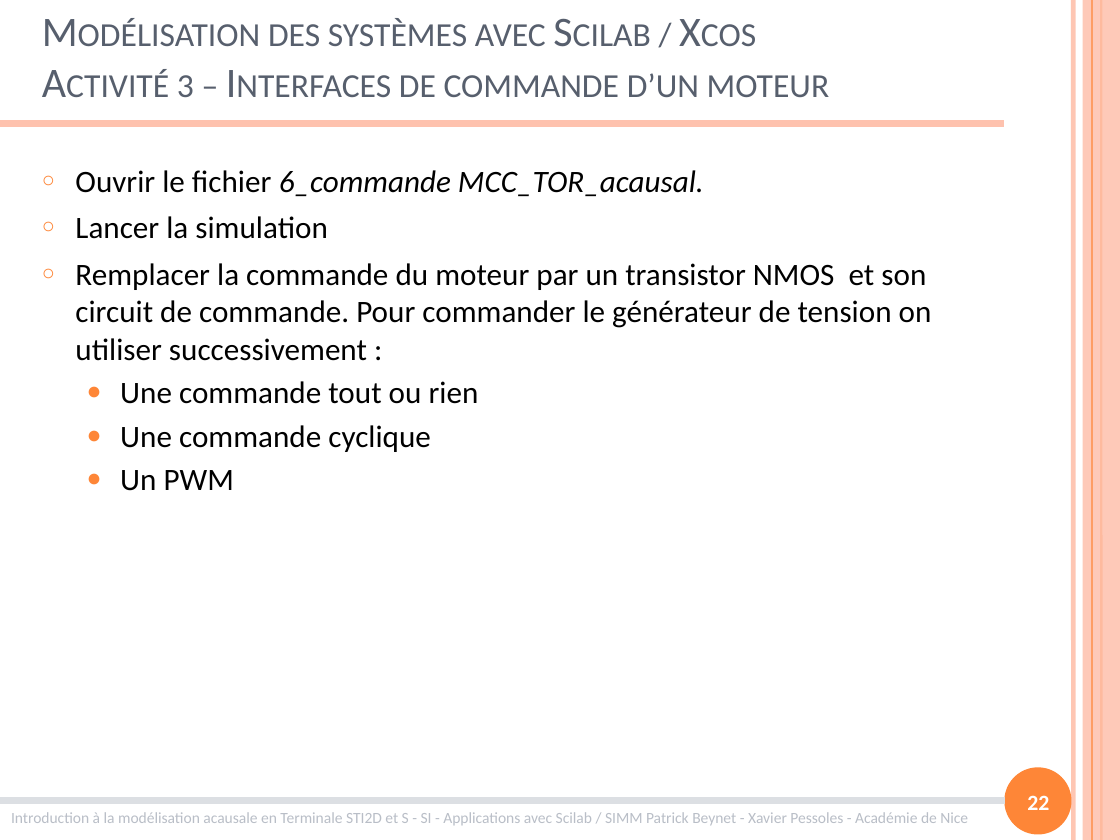
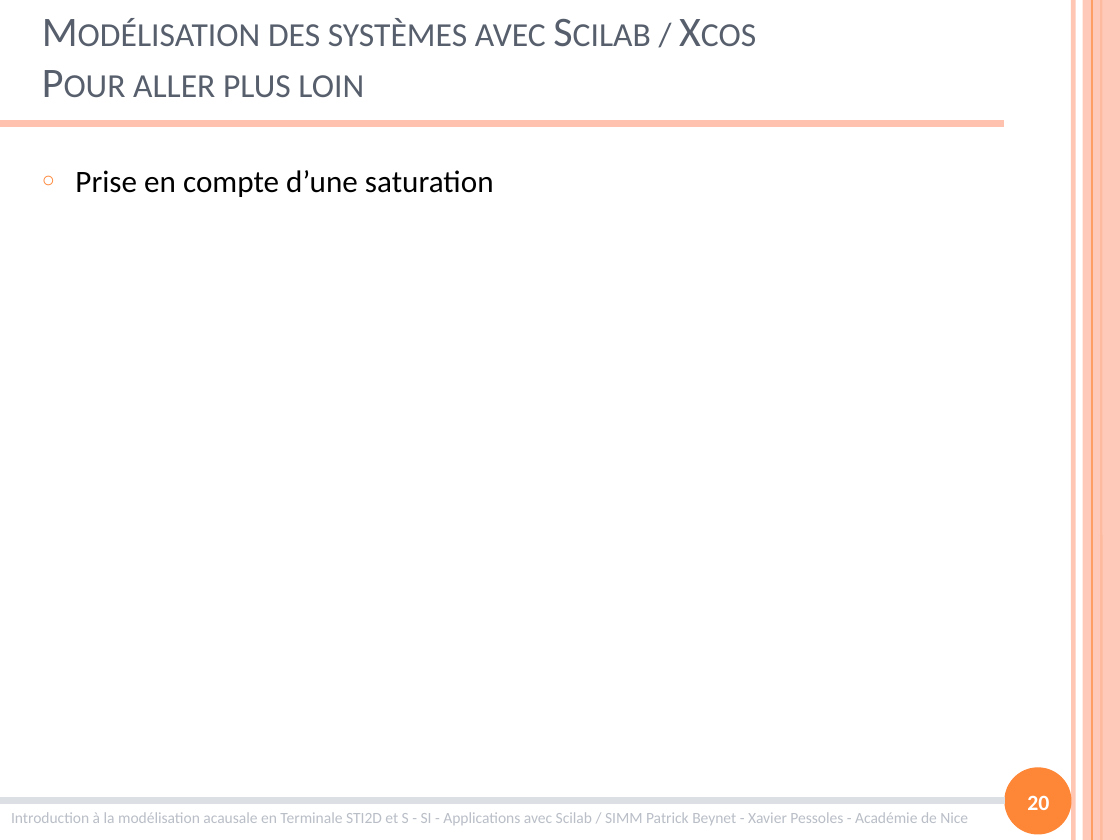
Before and after one commit to xpessoles/Formations, a slide deck: slide 20 of ModelisationMultiphysique/ModelisationMultiphysique.pptx (slide 22 before the commit). Drawn at 1120x840 pixels with LibreOffice and Linux fonts; fonts in the diff are those of the drawing. Boxes give left, top, right and bottom in pixels: in the first picture for what was removed or moved away, otherwise in the second. Text is boxed around its words. In the diff, an @@ line names an element or a change of style, - is before the commit and + after.

```diff
--- a/ModelisationMultiphysique/ModelisationMultiphysique.pptx
+++ b/ModelisationMultiphysique/ModelisationMultiphysique.pptx
@@ title at (133,19,546,97): text changed @@
-Modélisation des systèmes avec Scilab / Xcos
-Activité 3 – Interfaces de commande d’un moteur
+Modélisation des systèmes avec Scilab / Xcos
+Pour aller plus loin
@@ text at (75,170,494,197): text changed @@
-○ Ouvrir le fichier 6_commande MCC_TOR_acausal.
-○ Lancer la simulation
-○ Remplacer la commande du moteur par un transistor NMOS et son circuit de commande. Pour commander le générateur de tension on utiliser successivement :
-  ● Une commande tout ou rien
-  ● Une commande cyclique
-  ● Un PWM
+○ Prise en compte d’une saturation
@@ page number at (1027,795,1049,810): text changed @@
-22
+20
```
Also in this commit, not shown: 4 other slides changed, 1 slide added, 5 slides removed, 5 other files.
